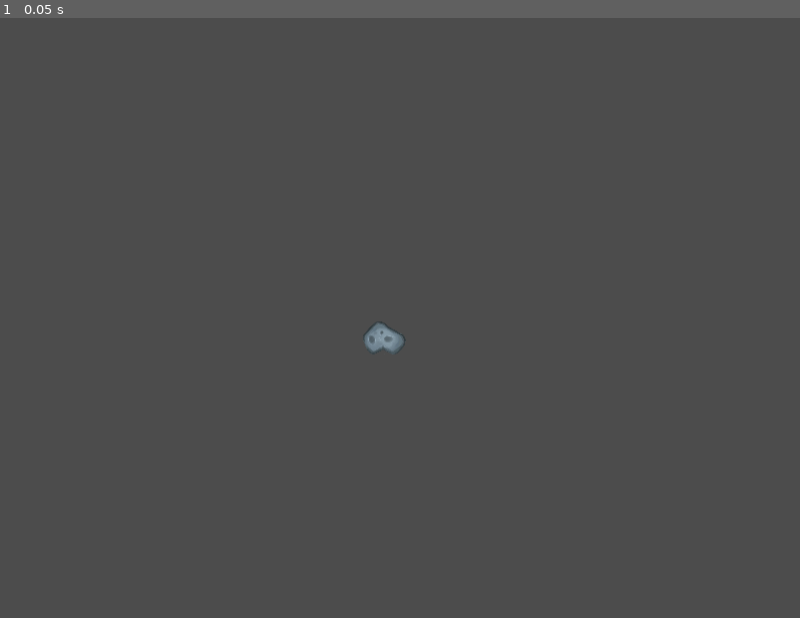
Above: before the commit, frame 1.
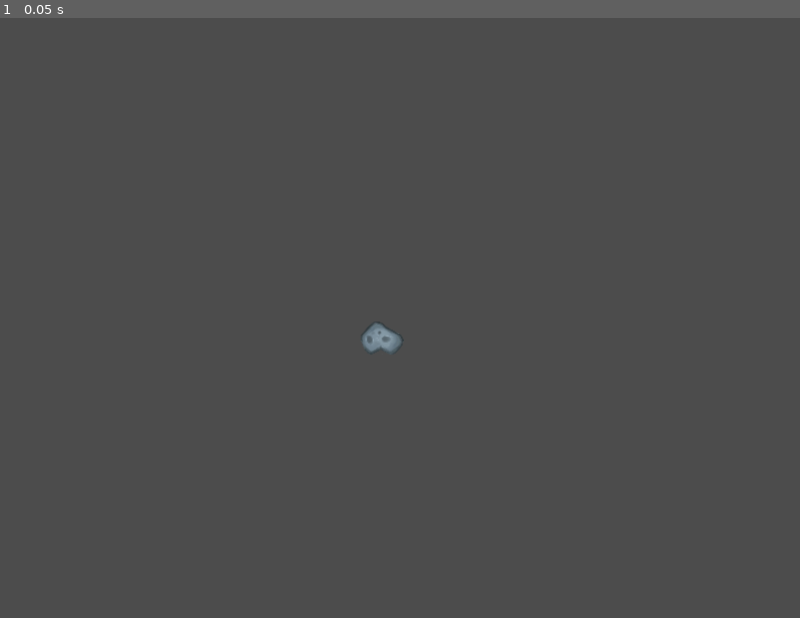
Above: after the commit, the same moment.

Repository: GArmane/vaporspace
Game: Godot game, scene res://src/entities/obstacles/asteroids/Asteroid.tscn
Two runs of this game, one before a commit and one after it. Both use one fixed random seed, a clock stepped at 60 frames per second and the inputs below. The project has no main scene, so this scene is started directly.
Inputs:
- Up to frame 1 (0.05 s): no input

The runs differ from the first frame. In frame 1, less than 0.1% of the frame differs, in the area x 45-51%, y 50-56%.

Commit message:
feat(src/entities/obstacles/asteroid): implements sprite randomization

Diff:
--- a/src/entities/obstacles/asteroids/Asteroid.gd
+++ b/src/entities/obstacles/asteroids/Asteroid.gd
@@ -1,23 +1,56 @@
 extends KinematicBody2D
 
 
+onready var collision_shape := $CollisionShape2D
 onready var rng := RandomNumberGenerator.new()
 onready var sprite := $Sprite
-onready var textures = [
-    preload("res://src/entities/obstacles/asteroids/sprites/asteroid_01.png"),
-    preload("res://src/entities/obstacles/asteroids/sprites/asteroid_02.png"),
-    preload("res://src/entities/obstacles/asteroids/sprites/asteroid_03.png"),
-    preload("res://src/entities/obstacles/asteroids/sprites/asteroid_04.png"),
+onready var sprites = [
+    {
+        "texture": preload("res://src/entities/obstacles/asteroids/sprites/asteroid_01.png"),
+        "collision": {
+            "position": Vector2(0, 0),
+            "radius": 19.5,
+        },
+    },
+    {
+        "texture": preload("res://src/entities/obstacles/asteroids/sprites/asteroid_02.png"),
+        "collision": {
+            "position": Vector2(-2, 4),
+            "radius": 11.5
+        },
+    },
+    {
+        "texture": preload("res://src/entities/obstacles/asteroids/sprites/asteroid_03.png"),
+        "collision": {
+            "position": Vector2(-1, 2),
+            "radius": 17.5,
+        },
+    },
+    {
+        "texture": preload("res://src/entities/obstacles/asteroids/sprites/asteroid_04.png"),
+        "collision": {
+            "position": Vector2(0, 2),
+            "radius": 21.5,
+        },
+    },
 ]
 
 export var speed := 0
 export var velocity := Vector2(0, 0)
 
 
-func switch_textures():
-    sprite.set_texture(textures[rng.randi_range(0, 3)])
+func switch_textures(index: int):
+    # Set texture
+    var new_sprite = sprites[index]
+    sprite.set_texture(new_sprite["texture"])
+
+    # Set collision shape
+    var coll = new_sprite["collision"]
+    collision_shape.position = coll["position"]
+    var shape = collision_shape.get_shape()
+    shape.set_radius(coll["radius"])
 
 
 func _ready():
     rng.randomize()
-    switch_textures()
+    switch_textures(rng.randi_range(0, 3))
--- a/src/entities/obstacles/asteroids/Asteroid.tscn
+++ b/src/entities/obstacles/asteroids/Asteroid.tscn
@@ -1,10 +1,13 @@
-[gd_scene load_steps=3 format=2]
+[gd_scene load_steps=4 format=2]
 
 [ext_resource path="res://src/entities/obstacles/asteroids/sprites/asteroid_01.png" type="Texture" id=1]
 [ext_resource path="res://src/entities/obstacles/asteroids/Asteroid.gd" type="Script" id=2]
 
+[sub_resource type="CircleShape2D" id=1]
+radius = 19.5
+
 [node name="Asteroid" type="KinematicBody2D"]
-position = Vector2( 384, 320 )
+position = Vector2( 381.68, 320.073 )
 script = ExtResource( 2 )
 __meta__ = {
 "_edit_group_": true
@@ -12,3 +15,6 @@
 
 [node name="Sprite" type="Sprite" parent="."]
 texture = ExtResource( 1 )
+
+[node name="CollisionShape2D" type="CollisionShape2D" parent="."]
+shape = SubResource( 1 )
